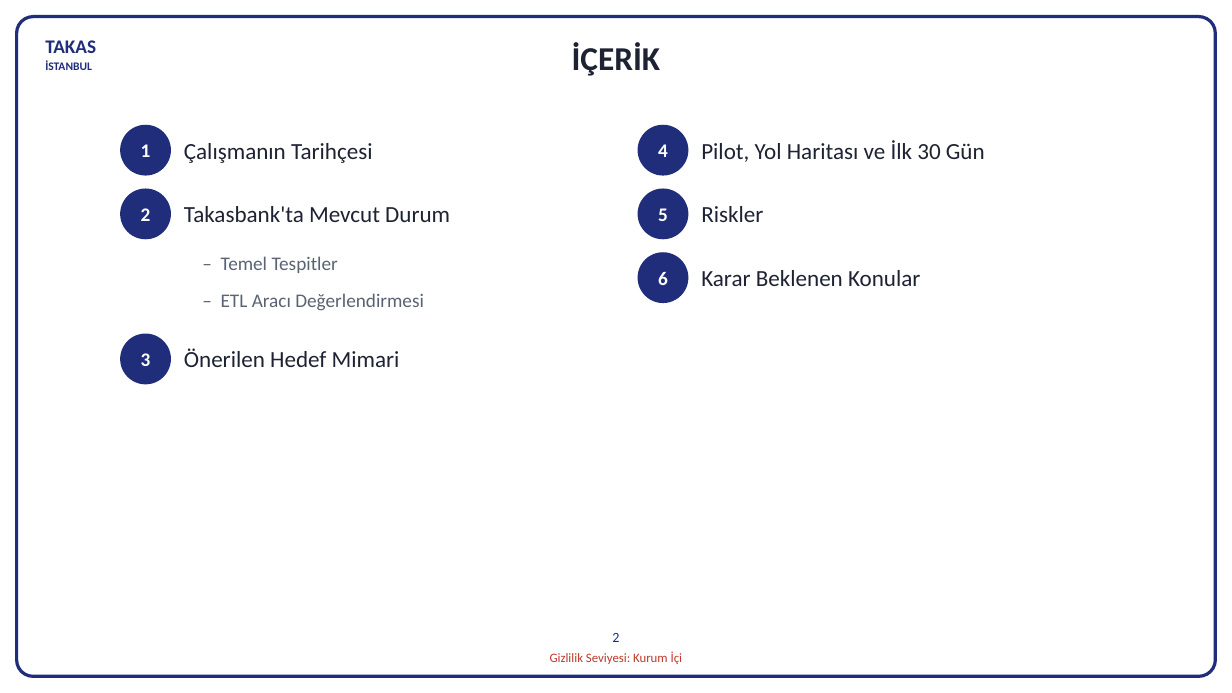
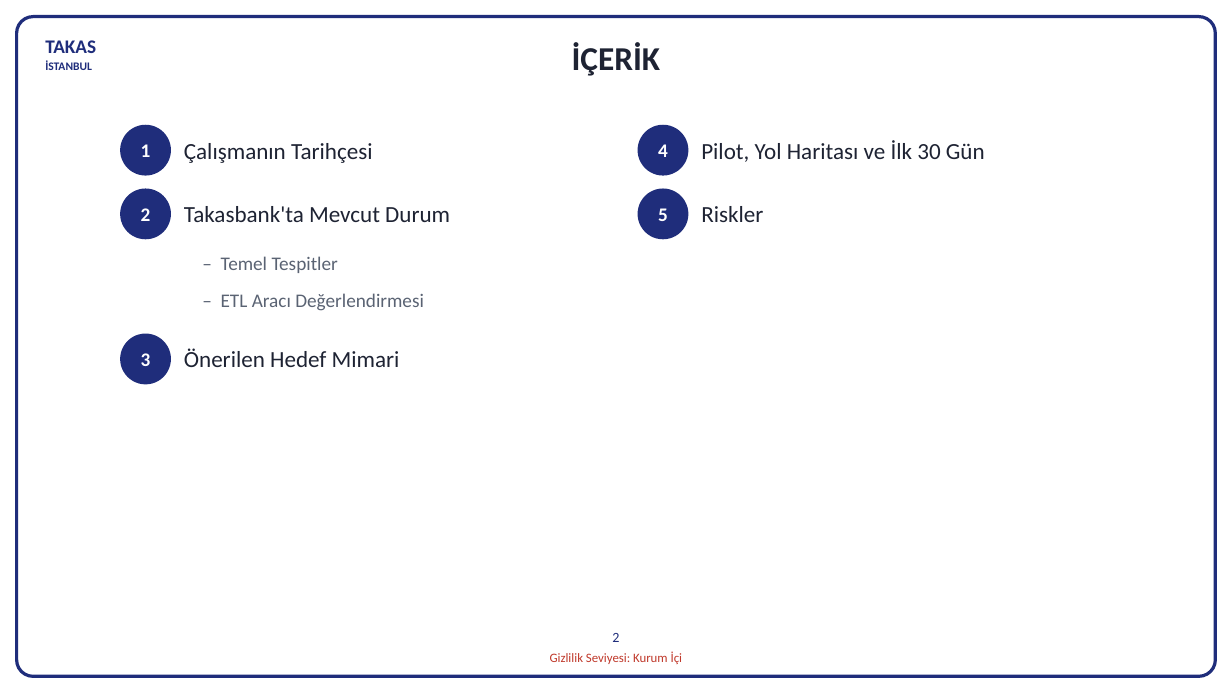
Before and after one commit to hanifidemirel0/Cursor-Projects, a slide deck: slide 2 of outputs/dwh-sunum-kasim-2026/5 - DWHSunum_Kasim2026.pptx. Drawn at 1232x693 pixels with LibreOffice and Linux fonts; fonts in the diff are those of the drawing. Boxes give left, top, right and bottom in pixels: in the first picture for what was removed or moved away, otherwise in the second. Text is boxed around its words. In the diff, an @@ line names an element or a change of style, - is before the commit and + after.

```diff
--- a/outputs/dwh-sunum-kasim-2026/5 - DWHSunum_Kasim2026.pptx
+++ b/outputs/dwh-sunum-kasim-2026/5 - DWHSunum_Kasim2026.pptx
@@ ellipse removed at (638,252,689,303) @@
-6
@@ text removed at (701,270,920,286) @@
-Karar Beklenen Konular
```
Also in this commit, not shown: 1 slide removed, 3 other files.
